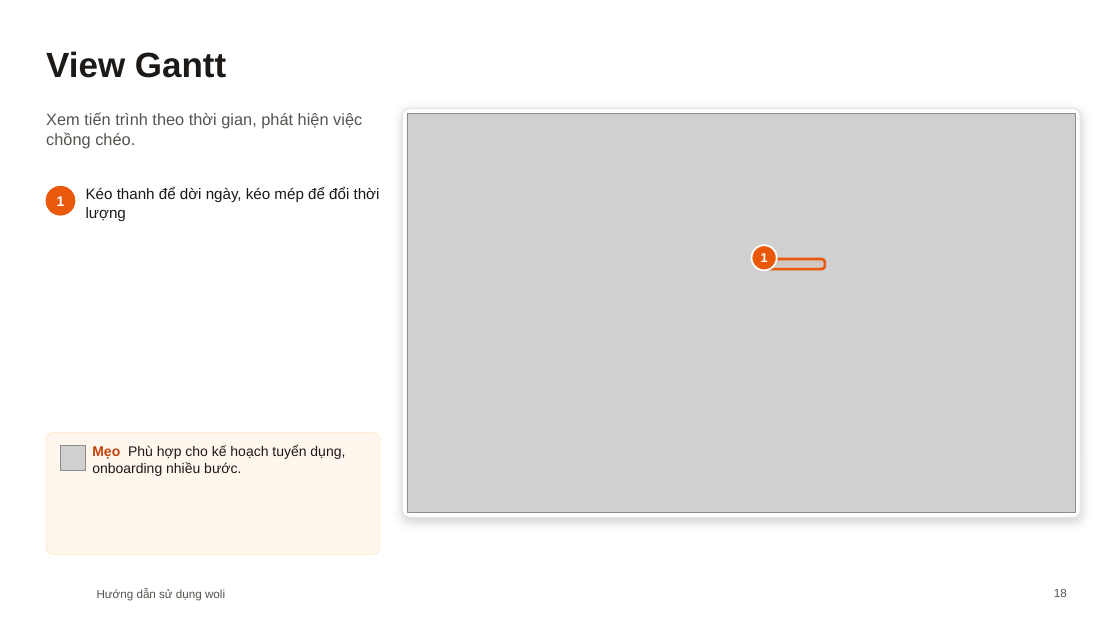
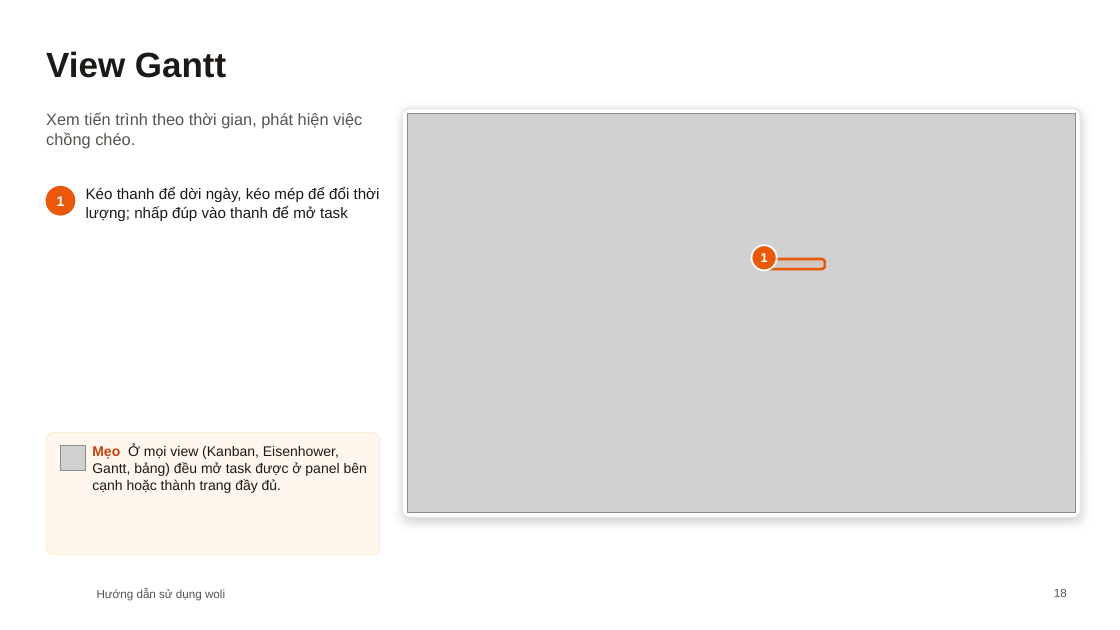
Before and after one commit to diuthihieu/hr-task-managent-CL, a slide deck: slide 18 of docs/woli-Huong-dan-su-dung.pptx. Drawn at 1120x630 pixels with LibreOffice and Linux fonts; fonts in the diff are those of the drawing; grey boxes stand for pictures; background and template pictures are left out. Boxes give left, top, right and bottom in pixels: in the first picture for what was removed or moved away, otherwise in the second. Text is boxed around its words. In the diff, an @@ line names an element or a change of style, - is before the commit and + after.

```diff
--- a/docs/woli-Huong-dan-su-dung.pptx
+++ b/docs/woli-Huong-dan-su-dung.pptx
@@ text at box(86, 187, 380, 221): text changed @@
-Kéo thanh để dời ngày, kéo mép để đổi thời lượng
+Kéo thanh để dời ngày, kéo mép để đổi thời lượng; nhấp đúp vào thanh để mở task
@@ text at box(92, 445, 367, 493): text changed @@
-Mẹo Phù hợp cho kế hoạch tuyển dụng, onboarding nhiều bước.
+Mẹo Ở mọi view (Kanban, Eisenhower, Gantt, bảng) đều mở task được ở panel bên cạnh hoặc thành trang đầy đủ.
```
Also in this commit, not shown: 2 other slides changed, 5 slides added, 5 other files.
